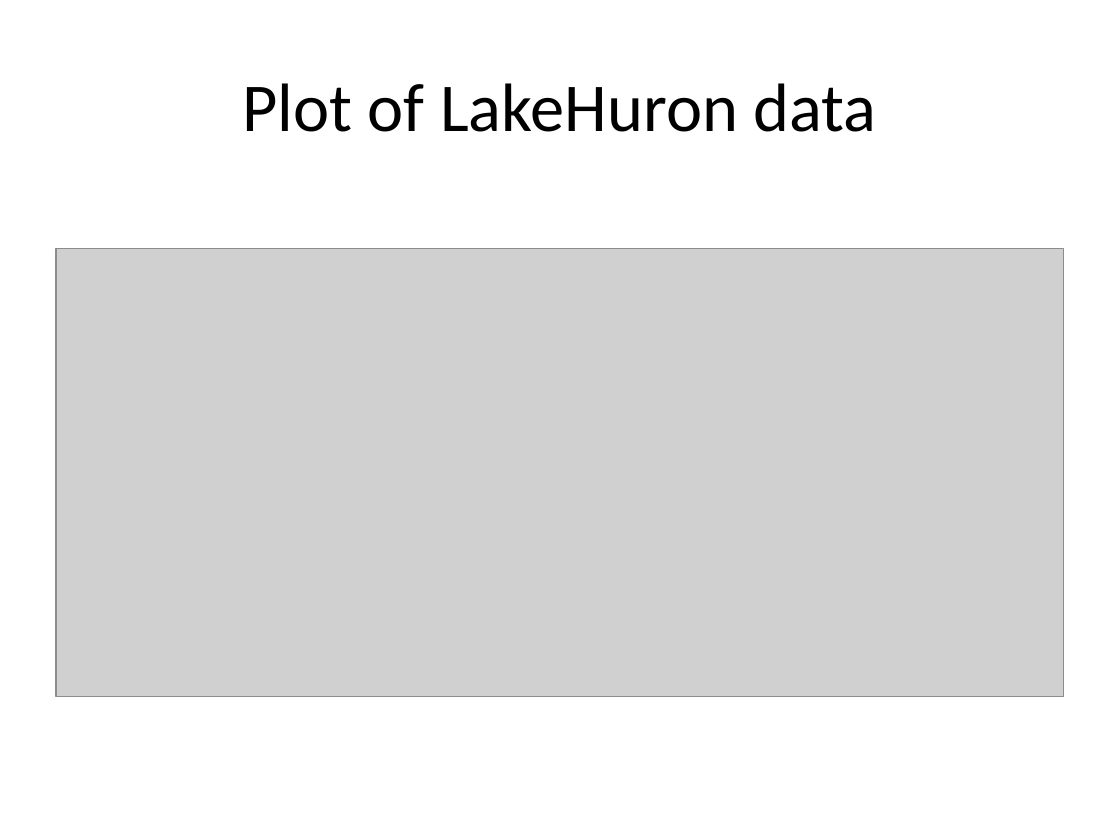
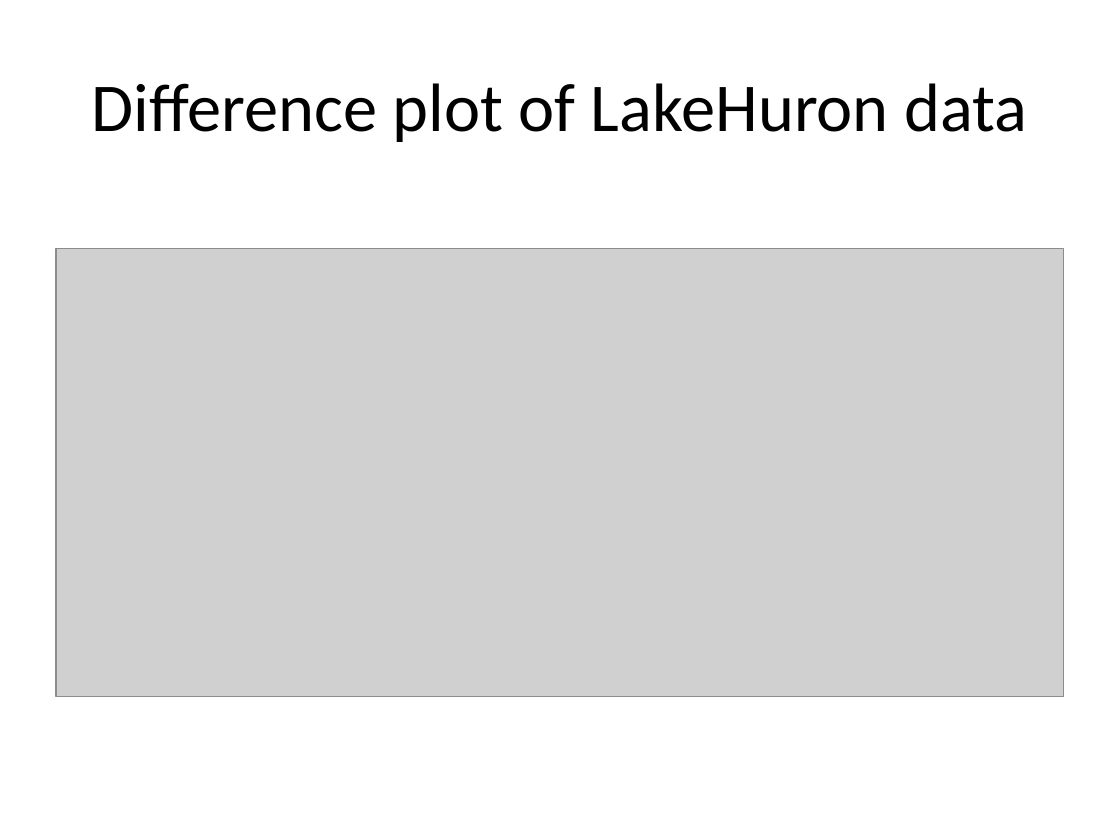
Before and after one commit to pmean/basic-time-series, a slide deck: slide 58 of src/basics.pptx (slide 43 before the commit). Drawn at 1120x840 pixels with LibreOffice and Linux fonts; fonts in the diff are those of the drawing; grey boxes stand for pictures. Boxes give left, top, right and bottom in pixels: in the first picture for what was removed or moved away, otherwise in the second. Text is boxed around its words. In the diff, an @@ line names an element or a change of style, - is before the commit and + after.

```diff
--- a/src/basics.pptx
+++ b/src/basics.pptx
@@ title at (91,83,1027,142): text changed @@
-Plot of LakeHuron data
+Difference plot of LakeHuron data
```
Also in this commit, not shown: 6 other slides changed, 2 slides added, 2 slides removed, 1 other file.
